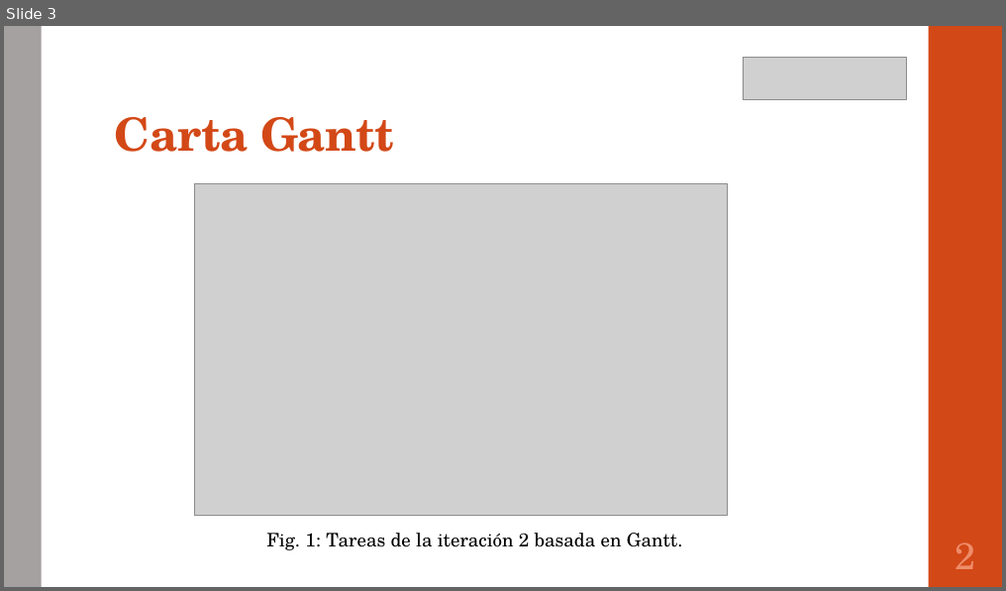
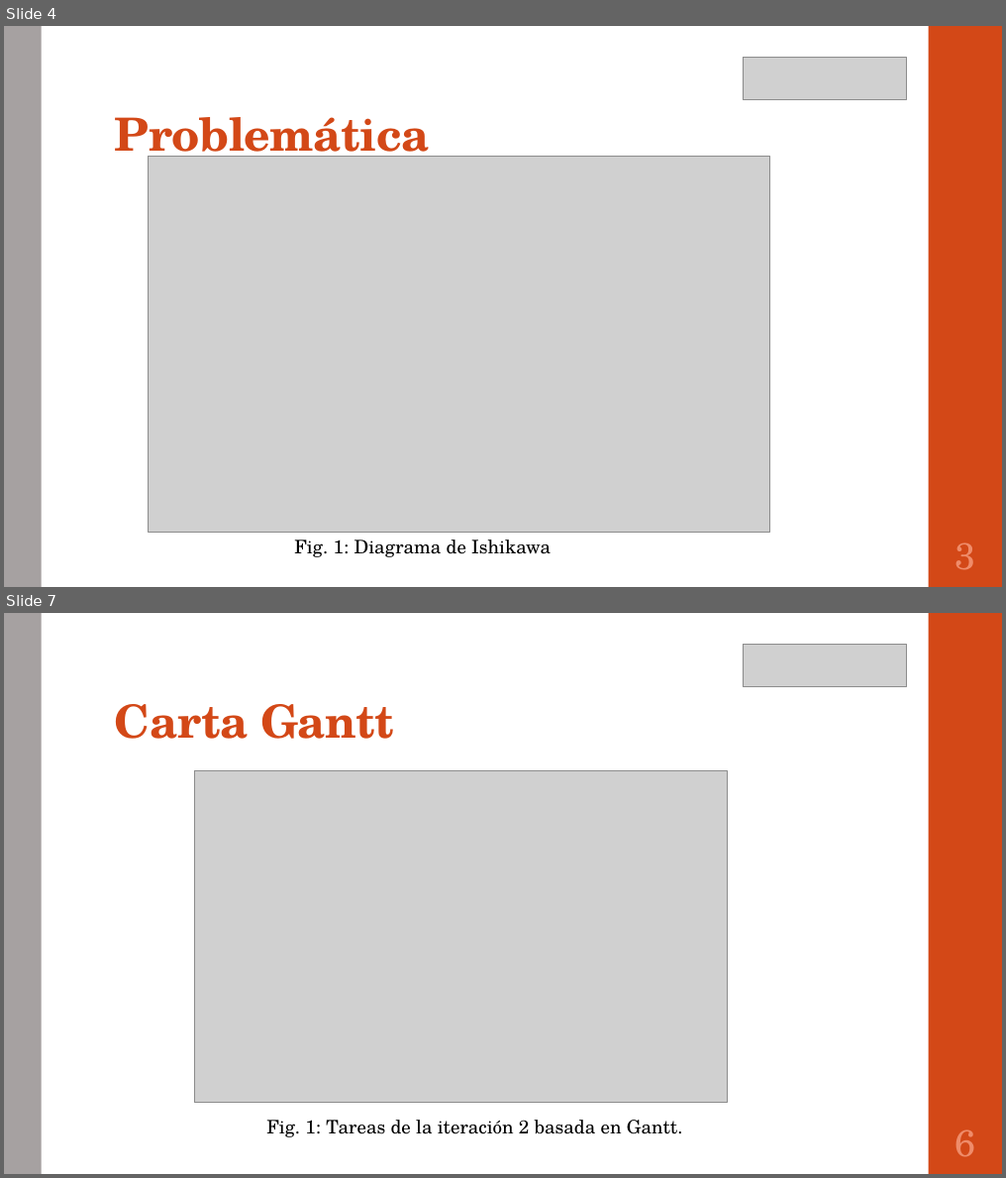
Before and after one commit to portafolio2016/hipocrates, a slide deck: presentación lunes 24 octubre 2016.pptx. Shown one above the other, each under a label of ours: slide 3 before the commit, slides 4 and 7 after it; the slides between them are not shown. The pictures are 1006x591 and 1006x1178 pixels, drawn with LibreOffice and Linux fonts; fonts in the diff are those of the drawing; grey boxes stand for pictures. Boxes give left, top, right and bottom in pixels: in the first picture for what was removed or moved away, otherwise in the second. Text is boxed around its words. In the diff, an @@ line names an element or a change of style, - is before the commit and + after.

Commit message:
Actualizado ishikawa

```diff
--- a/presentación lunes 24 octubre 2016.pptx
+++ b/presentación lunes 24 octubre 2016.pptx
@@ slide 4 added at [4, 26, 1002, 587], background #FFFFFF; not listed: 2 template elements that a slide beside it also shows @@
@@ picture added at [743, 57, 907, 99] @@
@@ title added at [115, 117, 430, 166], 44 pt, text #D34817, bold @@
+Problemática
@@ picture added at [149, 157, 770, 532] @@
@@ text added at [294, 540, 550, 558], 18 pt, text #000000 @@
+Fig. 1: Diagrama de Ishikawa
@@ page number added at [955, 543, 976, 570], 36 pt, text #EF8C6A @@
+3
@@ what was slide 3 is now slide 7 @@
@@ page number at [955, 1130, 976, 1157]: text changed @@
-2
+6
```
Also in this commit, not shown: 2 slides changed, 3 other slides added, 4 slides removed.
